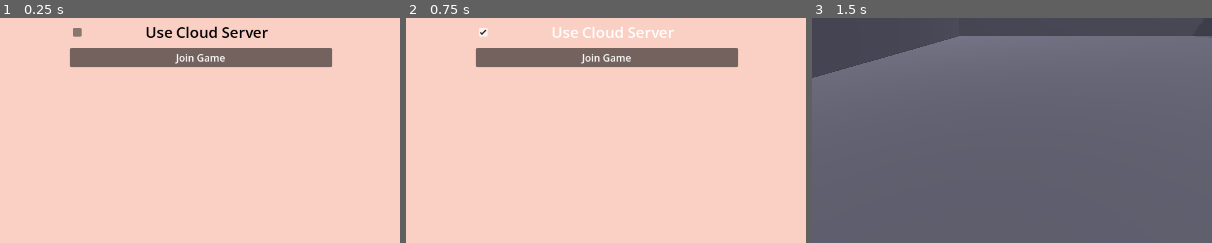
Above: before the commit, frames 1-3 (left to right).
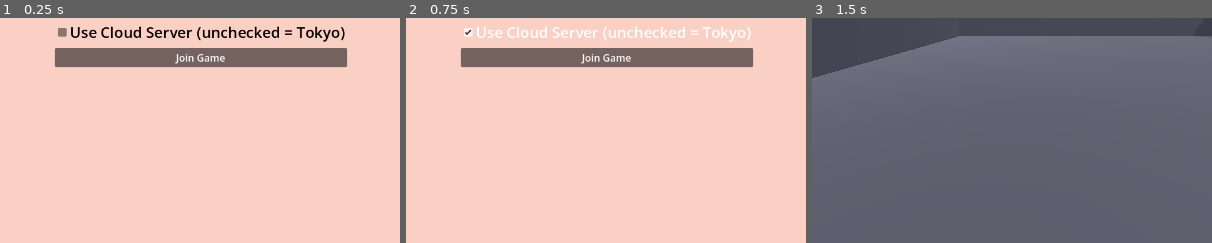
Above: after the commit, the same moments.

Repository: Carter-Lewis/fps_network_protocol
Game: Godot game, scene res://scenes/MainMenu.tscn
Two runs of this game, one before a commit and one after it. Both use one fixed random seed, a clock stepped at 60 frames per second and the inputs below.
Inputs:
- Up to frame 1 (0.25 s): no input
- Up to frame 2 (0.75 s): click "Use Cloud Server" (after the commit: "Use Cloud Server (unchecked =…") at 0.5 s
- Up to frame 3 (1.5 s): click "Join Game" at 1.25 s
The pictures show only the part of the screen within x 25-75%, y 49-99%; the shares and areas given below are measured in that part.

The runs differ from the first frame. In frame 1, 2.5% of the frame differs, in the area x 13-87%, y 3-22%; in frame 2, 2.0%; in frame 3, nothing differs.

Commit message:
Added tokyo ip selection and reduced connection delay

Diff:
--- a/fps_game/scenes/MainMenu.tscn
+++ b/fps_game/scenes/MainMenu.tscn
@@ -46,7 +46,7 @@
 layout_mode = 2
 theme_override_colors/font_color = Color(0, 0, 0, 1)
 theme_override_font_sizes/font_size = 24
-text = "Use Cloud Server"
+text = "Use Cloud Server (unchecked = Tokyo)"
 alignment = 1
 icon_alignment = 1
 
--- a/fps_game/scenes/main_menu.gd
+++ b/fps_game/scenes/main_menu.gd
@@ -7,6 +7,9 @@
 	join_button.pressed.connect(_on_join_pressed)
 
 func _on_join_pressed() -> void:
-	NetworkManager.use_cloud = cloud_toggle.button_pressed
+	if cloud_toggle.button_pressed:
+		NetworkManager.active_server = NetworkManager.Server.CLOUD
+	else:
+		NetworkManager.active_server = NetworkManager.Server.TOKYO
 	NetworkManager.connect_to_server()
 	get_tree().change_scene_to_file("res://scenes/Main.tscn")
--- a/fps_game/scripts/NetworkManager.gd
+++ b/fps_game/scripts/NetworkManager.gd
@@ -6,9 +6,18 @@
 const LOCAL_IP := "127.0.0.1"
 const TOKYO_IP := "57.181.105.56"
 
+enum Server { CLOUD, LOCAL, TOKYO }
+
+var active_server := Server.CLOUD
 # --- Config ---
 var server_ip: String:
-	get: return CLOUD_IP if use_cloud else LOCAL_IP
+	get:
+		match active_server:
+			Server.CLOUD: return CLOUD_IP
+			Server.LOCAL: return LOCAL_IP
+			Server.TOKYO: return TOKYO_IP
+			_: return LOCAL_IP
+
 var tcp_port := 7777
 var udp_port_server := 7778
 
@@ -61,7 +70,7 @@
 
 # Rewriting this function to give better feedback if connction issues
 func _wait_tcp_connected():
-	var timeout := 10.0  # seconds
+	var timeout := 1.0  # seconds
 	var elapsed := 0.0
 	while tcp.get_status() == StreamPeerTCP.STATUS_CONNECTING:
 		tcp.poll()
